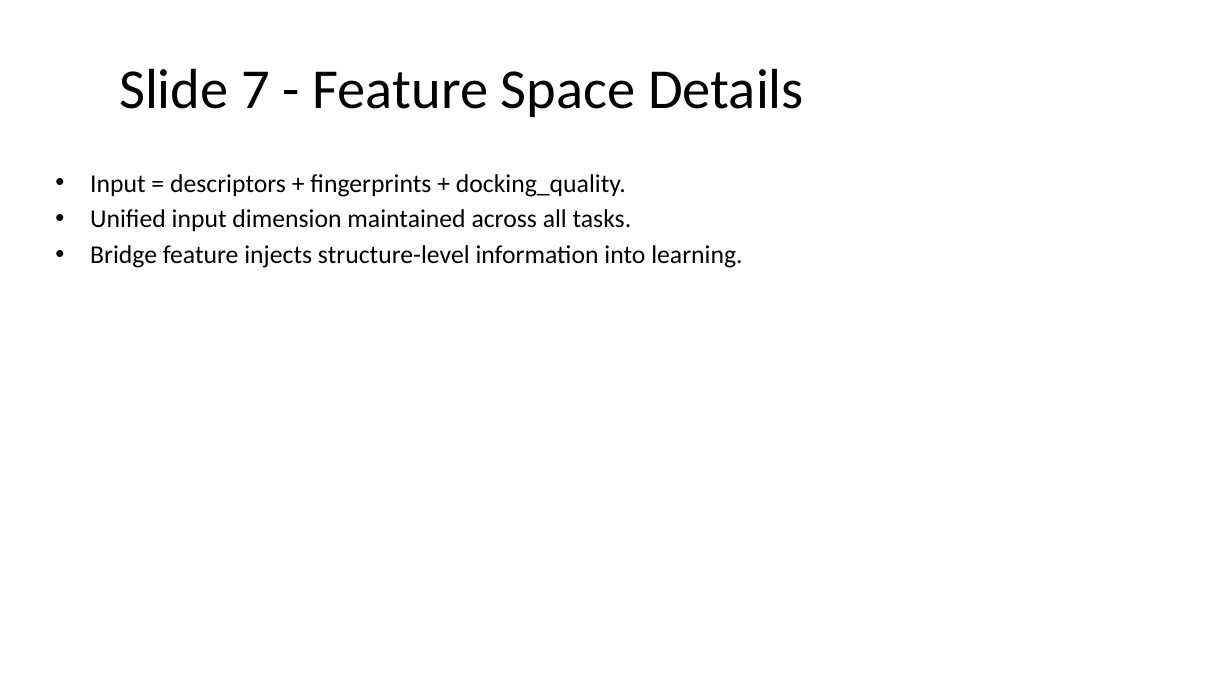
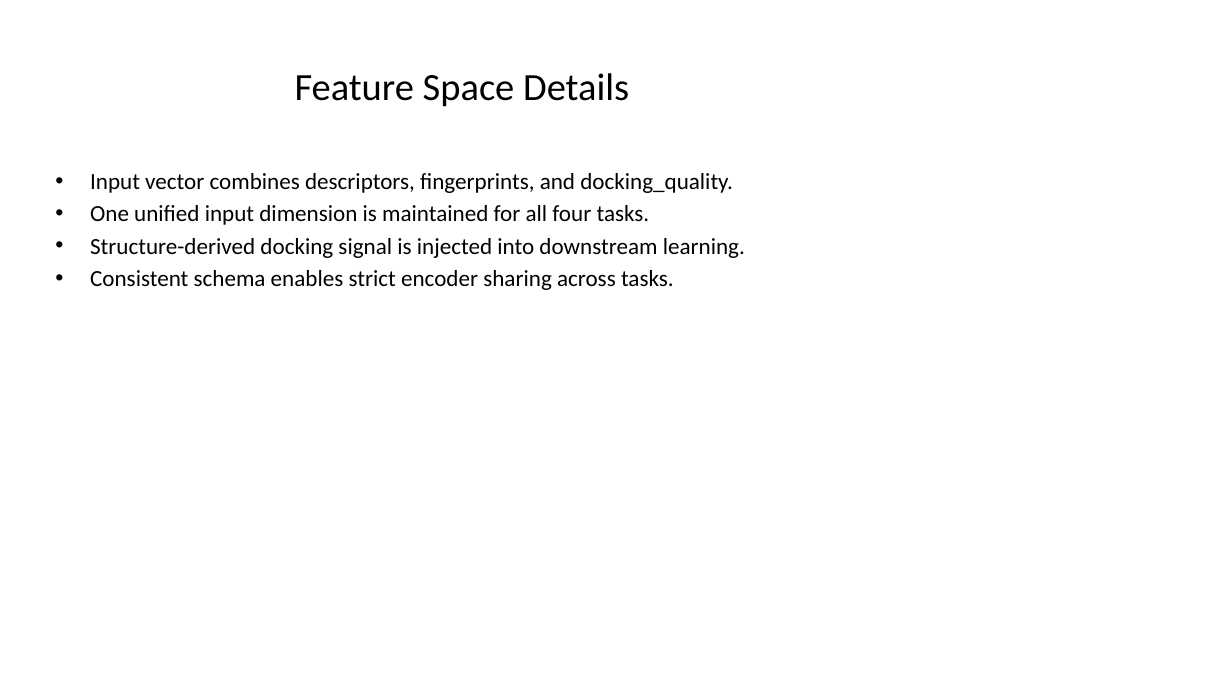
Before and after one commit to Sushree2179/Neural_PK-PD_Modeling_with_ODE, a slide deck: slide 7 of Slides/Phase3B_18Slide_Deck.pptx. Drawn at 1232x693 pixels with LibreOffice and Linux fonts; fonts in the diff are those of the drawing. Boxes give left, top, right and bottom in pixels: in the first picture for what was removed or moved away, otherwise in the second. Text is boxed around its words. In the diff, an @@ line names an element or a change of style, - is before the commit and + after.

```diff
--- a/Slides/Phase3B_18Slide_Deck.pptx
+++ b/Slides/Phase3B_18Slide_Deck.pptx
@@ title at (295,73,629,107): text changed; size 44 to 30 pt @@
-Slide 7 - Feature Space Details
+Feature Space Details
@@ text at (90,173,745,290): text changed; size 20 to 18 pt @@
-• Input = descriptors + fingerprints + docking_quality.
-• Unified input dimension maintained across all tasks.
-• Bridge feature injects structure-level information into learning.
+• Input vector combines descriptors, fingerprints, and docking_quality.
+• One unified input dimension is maintained for all four tasks.
+• Structure-derived docking signal is injected into downstream learning.
+• Consistent schema enables strict encoder sharing across tasks.
```
Also in this commit, not shown: 17 other slides changed, 5 slides added, 3 other files.
